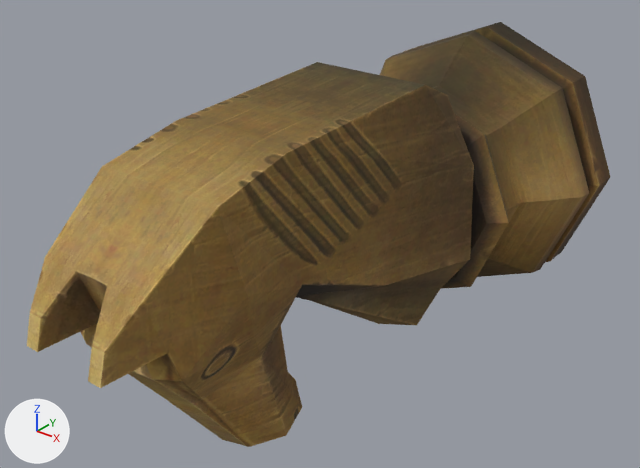
The OBJ model sceneobjs/juqing_fuben_544/juqing_fuben_544_qizi_02a.obj as it was, and as the next commit left it.
One viewpoint serves both versions: a 50 mm lens placed at (199.0, -387.0, 157.0), pointed at (-4.0, -134.0, 0.0). Arrows for +X, +Y and +Z are at lower left; the lights stay in place. Where no turn or scale is listed for an object, it has been applied to the vertices.

Names of what the first picture shows: 'juqing_fuben_544_qizi_02a'.
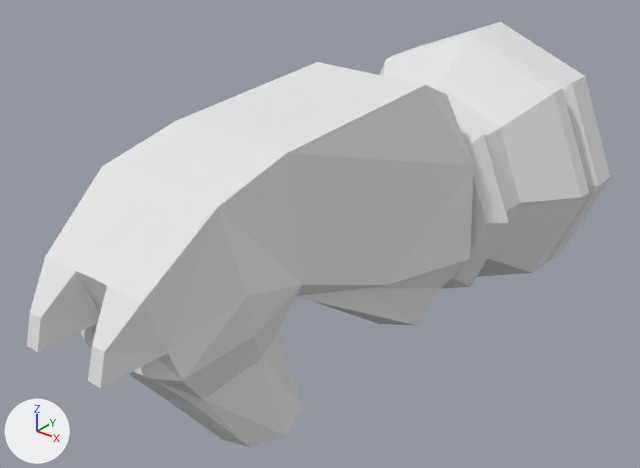
The change, as a list of edits to the scene's bpy script:
```text
Add mat_material_1_1:
    mat_material_1_1 = principled_material('material_1')
    mat_material_1_1.base_color = (0.8, 0.8, 0.8)  # white #e7e7e7
    mat_material_1_1.roughness = 1.0
Change me_juqing_fuben_544_qizi_02a:
    where me_juqing_fuben_544_qizi_02a.from_pydata(...)  # 165 vertices, 309 faces; spans x -64.0..64.0, y -262.0..0.0, z -64.0..64.0
    remove me_juqing_fuben_544_qizi_02a.materials.append(mat_material_1)  # picture img_juqing_fuben_544_qizi_02a_png
    add me_juqing_fuben_544_qizi_02a.materials.append(mat_material_1_1)  # white #e7e7e7
```

Pixel boxes [x1, y1, x2, y2] of what changed, in the pictures (640 x 468 px):
'juqing_fuben_544_qizi_02a', recoloured (brown to white)
    both: [27, 22, 610, 447]
